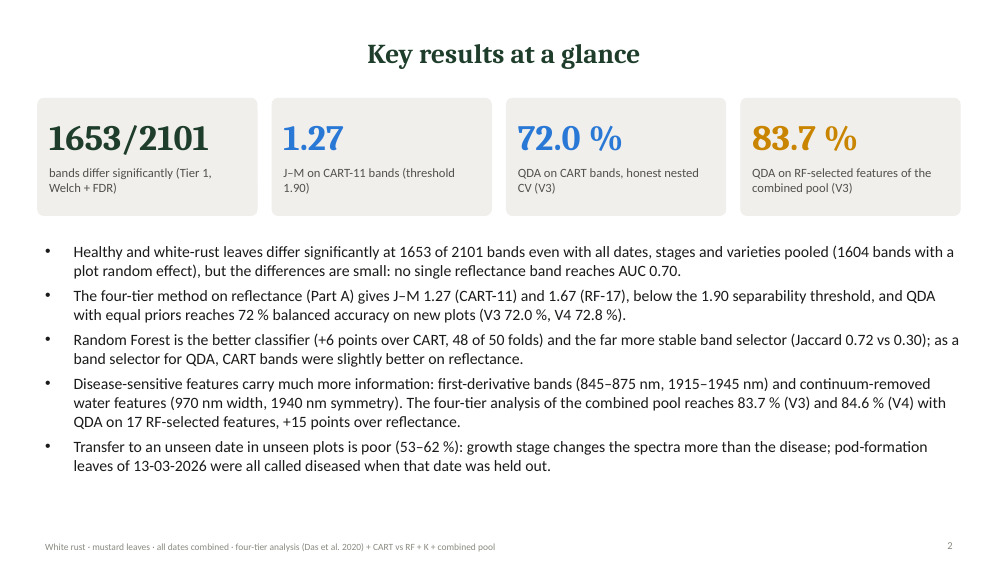
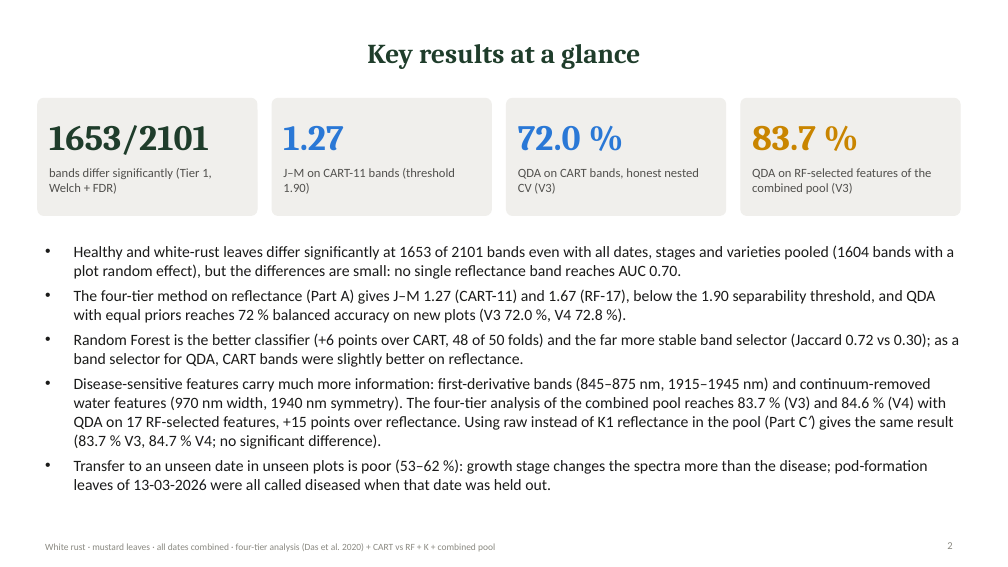
Before and after one commit to animesh809359-afk/sonu, a slide deck: slide 2 of deliverables/WhiteRust_AllDates/WhiteRust_Mustard_Leaf_AllDates_FourTier_CART_RF_K_Combined_Presentation.pptx. Drawn at 1008x567 pixels with LibreOffice and Linux fonts; fonts in the diff are those of the drawing. Boxes give left, top, right and bottom in pixels: in the first picture for what was removed or moved away, otherwise in the second. Text is boxed around its words. In the diff, an @@ line names an element or a change of style, - is before the commit and + after.

```diff
--- a/deliverables/WhiteRust_AllDates/WhiteRust_Mustard_Leaf_AllDates_FourTier_CART_RF_K_Combined_Presentation.pptx
+++ b/deliverables/WhiteRust_AllDates/WhiteRust_Mustard_Leaf_AllDates_FourTier_CART_RF_K_Combined_Presentation.pptx
@@ text at [74,377,953,449]: text changed @@
-• Disease-sensitive features carry much more information: first-derivative bands (845–875 nm, 1915–1945 nm) and continuum-removed water features (970 nm width, 1940 nm symmetry). The four-tier analysis of the combined pool reaches 83.7 % (V3) and 84.6 % (V4) with QDA on 17 RF-selected features, +15 points over reflectance.
+• Disease-sensitive features carry much more information: first-derivative bands (845–875 nm, 1915–1945 nm) and continuum-removed water features (970 nm width, 1940 nm symmetry). The four-tier analysis of the combined pool reaches 83.7 % (V3) and 84.6 % (V4) with QDA on 17 RF-selected features, +15 points over reflectance. Using raw instead of K1 reflectance in the pool (Part C′) gives the same result (83.7 % V3, 84.7 % V4; no significant difference).
```
Also in this commit, not shown: 5 other slides changed, 10 slides added, 13 other files.
